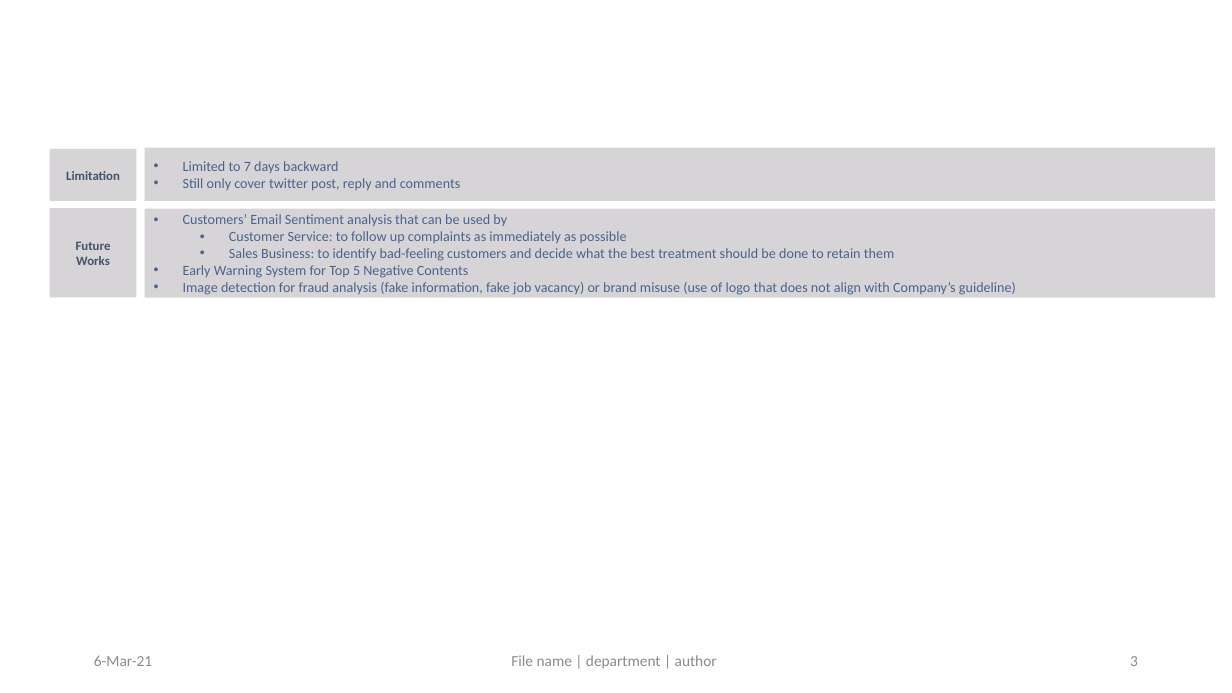
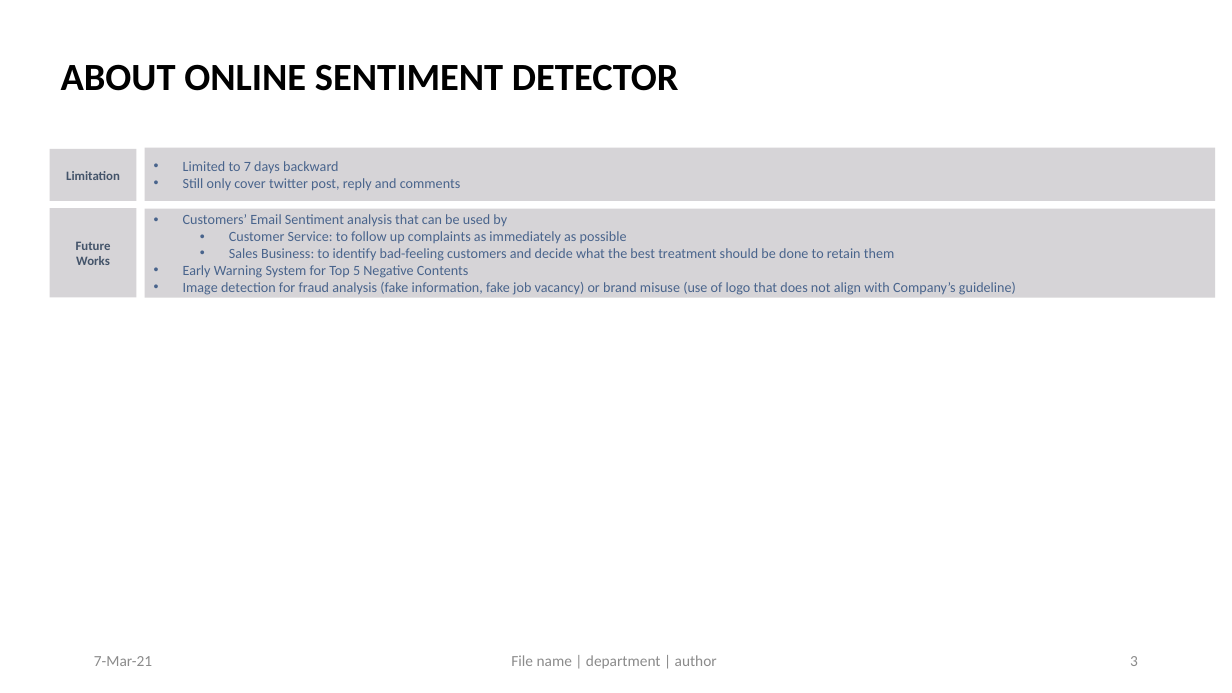
Before and after one commit to Damianus04/data-science-purwadhika-final-project, a slide deck: slide 3 of 0-Final-Project-Overview.pptx. Drawn at 1232x693 pixels with LibreOffice and Linux fonts; fonts in the diff are those of the drawing. Boxes give left, top, right and bottom in pixels: in the first picture for what was removed or moved away, otherwise in the second. Text is boxed around its words. In the diff, an @@ line names an element or a change of style, - is before the commit and + after.

```diff
--- a/0-Final-Project-Overview.pptx
+++ b/0-Final-Project-Overview.pptx
@@ title added at [61,64,678,91], 30 pt, text #000000, bold @@
+ABOUT ONLINE SENTIMENT DETECTOR
@@ text at [94,656,152,666]: text changed @@
-6-Mar-21
+7-Mar-21
```
Also in this commit, not shown: 7 other slides changed, 12 other files.
